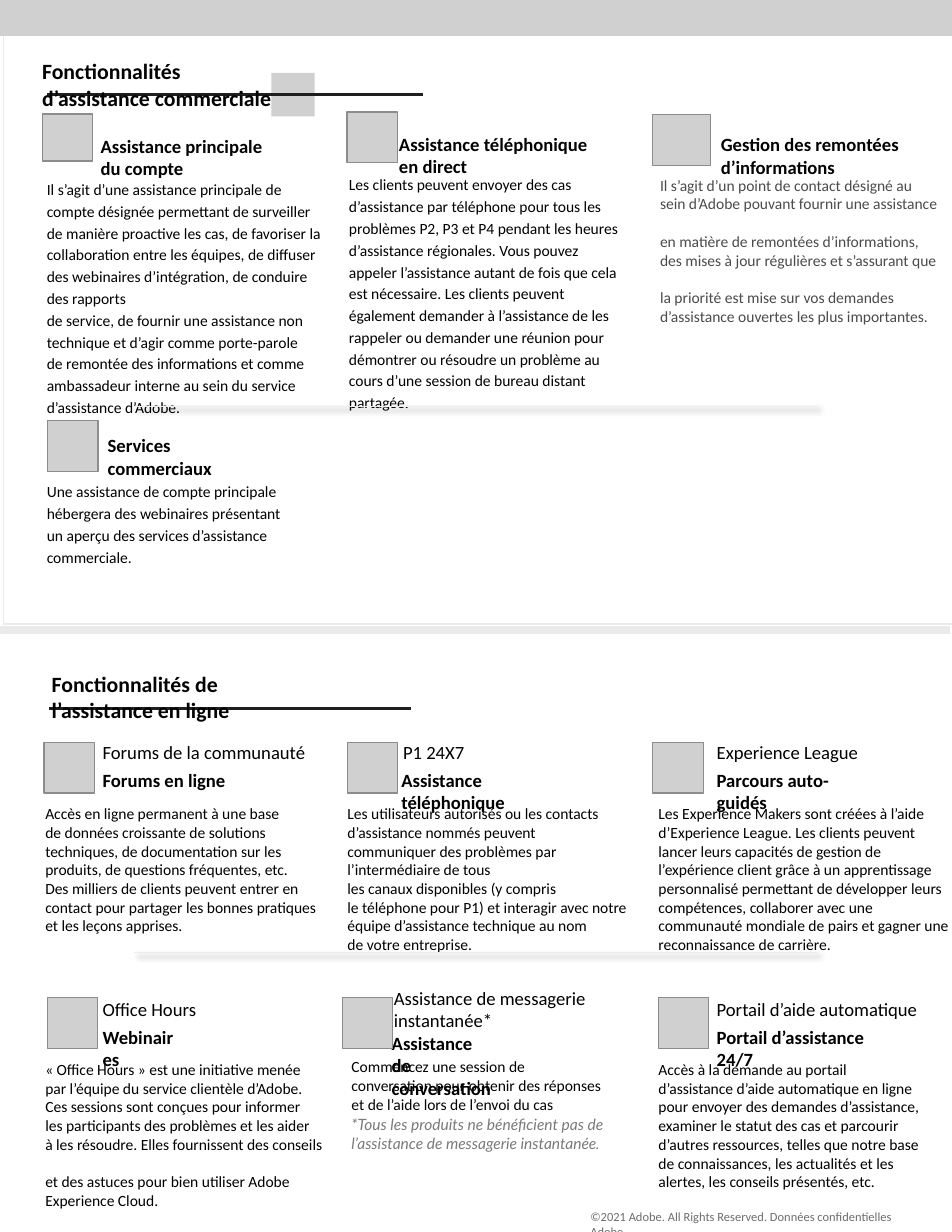
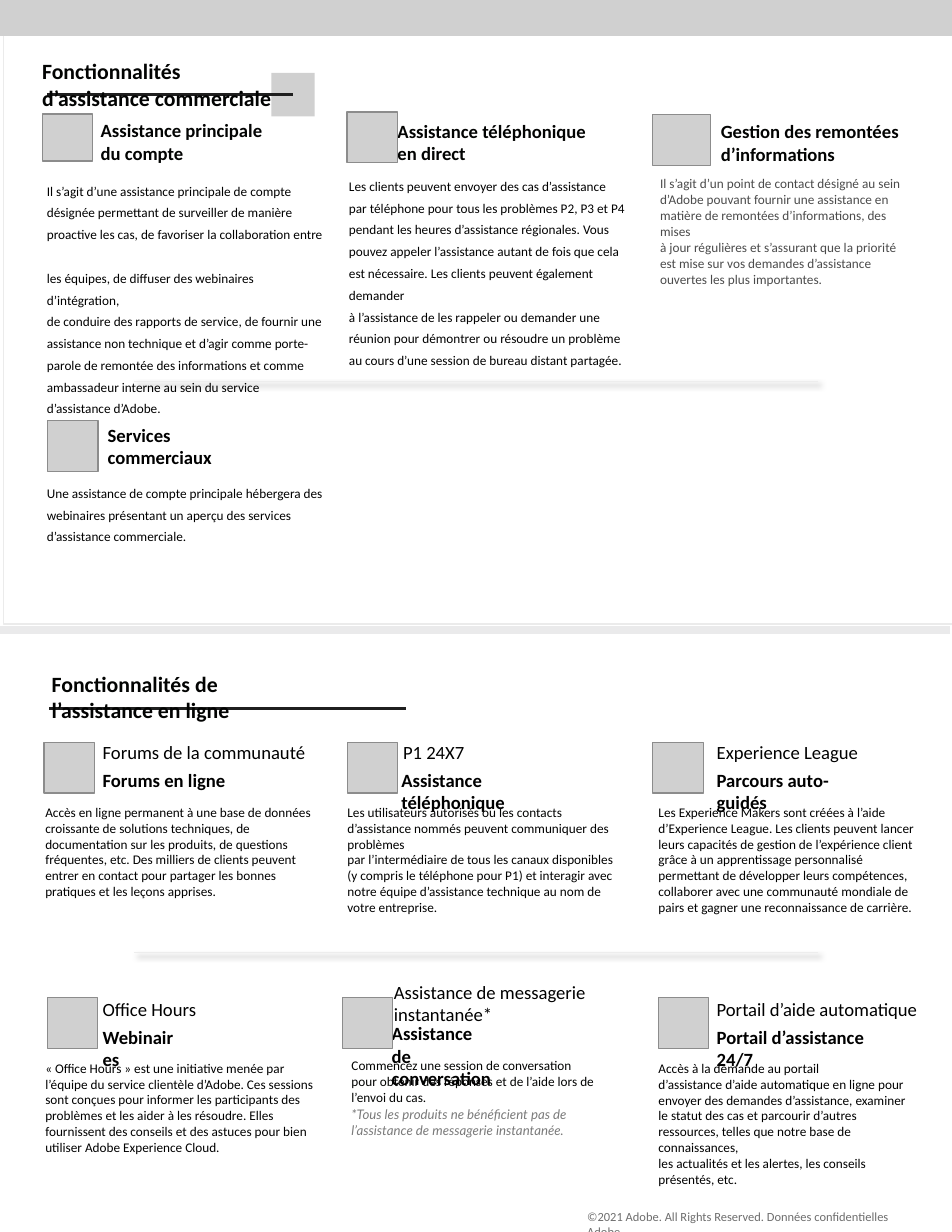
Before and after one commit to AdobeDocs/support-resources.fr-FR, a slide deck: slide 2 of help/data-sheets/assets/BusinessSupportDatasheet.pptx. Drawn at 952x1232 pixels with LibreOffice and Linux fonts; fonts in the diff are those of the drawing; grey boxes stand for pictures; background and template pictures are left out. Boxes give left, top, right and bottom in pixels: in the first picture for what was removed or moved away, otherwise in the second. Text is boxed around its words. In the diff, an @@ line names an element or a change of style, - is before the commit and + after.

```diff
--- a/help/data-sheets/assets/BusinessSupportDatasheet.pptx
+++ b/help/data-sheets/assets/BusinessSupportDatasheet.pptx
@@ freeform shape: place and size @@
-freeform shape at (47, 95, 423, 101)
+freeform shape at (47, 95, 293, 95)
@@ text "Assistance principale du compte": place and size @@
-text "Assistance principale du compte" at (101, 140, 262, 178)
+text "Assistance principale du compte" at (101, 124, 262, 163)
@@ text "Assistance téléphonique en direct" rewrapped from (399, 138, 588, 173) to (397, 122, 586, 163) @@
@@ text "Gestion des remontées d’informations": place and size @@
-text "Gestion des remontées d’informations" at (721, 138, 898, 174)
+text "Gestion des remontées d’informations" at (721, 125, 898, 161)
@@ freeform shape: place and size @@
-freeform shape at (135, 400, 818, 406)
+freeform shape at (135, 376, 818, 381)
@@ text "Services commerciaux": place and size @@
-text "Services commerciaux" at (108, 439, 212, 475)
+text "Services commerciaux" at (108, 429, 212, 464)
@@ freeform shape: place and size @@
-freeform shape at (49, 709, 411, 715)
+freeform shape at (49, 709, 407, 718)
@@ text "Assistance de messagerie instantanée*" rewrapped from (351, 1137, 597, 1152) to (351, 1125, 564, 1138) @@
@@ text "Assistance de conversation" rewrapped from (351, 992, 496, 1095) to (392, 986, 496, 1088) @@
@@ size 10 to 8.5 pt in 9 elements at (349, 181, 625, 368), (47, 186, 322, 413), (47, 488, 323, 541), (347, 806, 613, 898), (658, 1062, 906, 1170), (660, 179, 900, 268), (658, 806, 914, 915), (45, 808, 311, 898), (45, 1064, 313, 1154) @@
@@ text at (351, 1059, 594, 1102): text changed; size 10 to 8.5 pt @@
-Commencez une session de conversation pour obtenir des réponses et de l’aide lors de l’envoi du cas
+Commencez une session de conversation pour obtenir des réponses et de l’aide lors de l’envoi du cas.
@@ text at (351, 1079, 851, 1136): size 10 to 8.5 pt in "*Tous les produits ne bénéficient pas de ..."; size 9 to 8.5 pt in "instantanée." @@
```
Also in this commit, not shown: 2 other slides changed, 8 other files.
